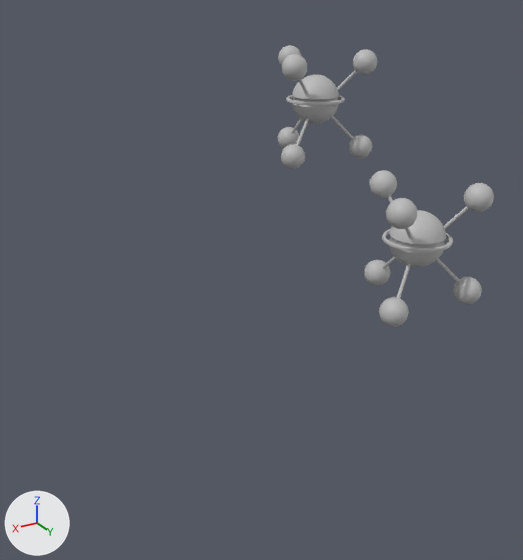
Before and after pictures for a commit that changed the FBX model GameContent/Models/Maps/SpaceMap_scenery.fbx.
Both versions are drawn from a 50 mm camera at (14.5, 27.3, 9.0) aimed at (0.7, 4.4, -2.4). Arrows for +X, +Y and +Z are at lower left; the lights stay in place. Where no turn or scale is listed for an object, it has been applied to the vertices.
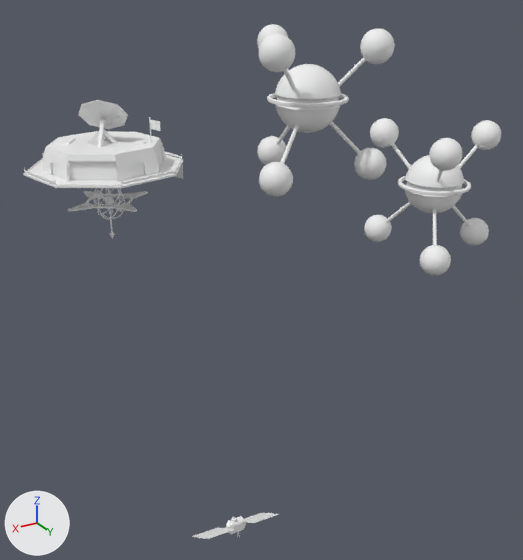
Commit message: Space track works generally ready for testing for Willwill

What differs and where, as boxes [x1, y1, x2, y2] in the pictures (523 x 560 px):
'polySurface268', recoloured, moved, turned: before [364, 170, 494, 327]; after [364, 118, 501, 275]
'polySurface267', recoloured, moved, rescaled (39% wider, 39% taller): before [278, 45, 377, 169]; after [257, 24, 395, 197]
'Space:space_station', added: after [23, 100, 183, 239]
'Space:satellite2', added: after [192, 513, 279, 539]

The change, as a list of edits to the scene's bpy script:
```text
Change mat_lambert1:
    mat_lambert1.base_color: (0.5, 0.5, 0.5) -> (0.89, 0.89, 0.89)  # grey #bcbcbc -> white #f2f2f2
Add me_space_space_station_ncl1_1:
    me_space_space_station_ncl1_1.from_pydata(...)  # 4668 vertices, 4891 faces; spans x -3.64..3.64, y -3.64..3.64, z -3.35..3.35
    me_space_space_station_ncl1_1.materials.append(mat_lambert1)  # white #f2f2f2
Add me_space_satellite2_ncl1_1:
    me_space_satellite2_ncl1_1.from_pydata(...)  # 316 vertices, 298 faces; spans x -1.14..1.14, y -0.46..0.46, z -0.46..0.4
    me_space_satellite2_ncl1_1.materials.append(mat_lambert1)  # white #f2f2f2
Change ob_polysurface267:
    ob_polysurface267.location: (-4.39, -0.04, 3.44) -> (-3.85, -0.04, 3.44)
    ob_polysurface267.scale: (0.0271, 0.0271, 0.0271) -> (0.0371, 0.0371, 0.0371)
Change ob_polysurface268:
    ob_polysurface268.location: (-3.58, 7.95, -0.48) -> (-3.77, 8.19, 1.61)
    ob_polysurface268.rotation_euler: (1.571, 0.0, 0.0) -> (1.571, 0.0, 0.401)  # degrees (90, 0, 0) -> degrees (90, 0, 23)
Add ob_space_space_station:
    ob_space_space_station = bpy.data.objects.new('Space:space_station', me_space_space_station_ncl1_1)
    ob_space_space_station.location = (3.66, -4.69, 0.37)
Add ob_space_satellite2:
    ob_space_satellite2 = bpy.data.objects.new('Space:satellite2', me_space_satellite2_ncl1_1)
    ob_space_satellite2.location = (7.12, 13.72, -4.81)
```
